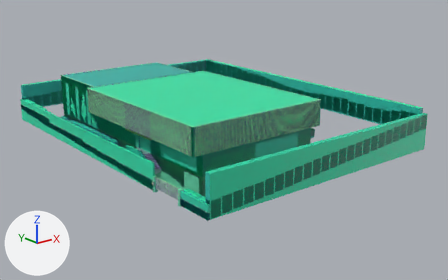
Two versions of the glTF model models/villa/villa.glb, one commit apart.
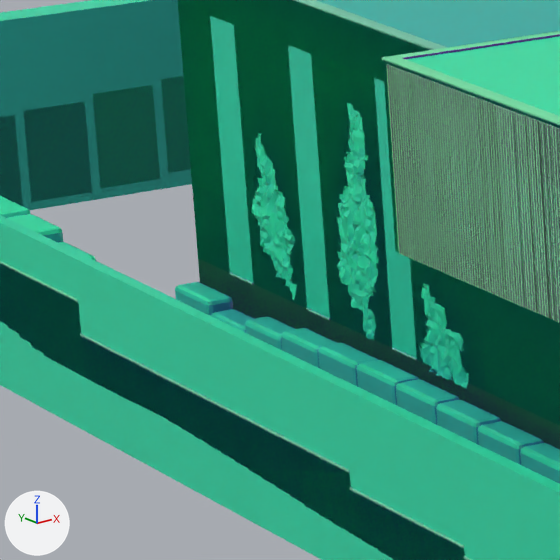
There are two pictures of each version: one whole from a 50 mm camera at (-35.8, -90.1, 50.0) aimed at (35.1, -1.5, 14.6), one close up on the part from 9% to 24% of the width and 29% to 54% of the height. The axes (+X, +Y, +Z) are drawn at lower left. The lights are the same throughout. The last two pictures show the newer version. Objects named as collision shapes, trigger or cutter boxes, shadow casters or lower levels of detail are left out. Vertices at exactly the same position are counted once.

In view in the first close-up: 'Villa', 'Villa_far', 'Villa_lod1'.
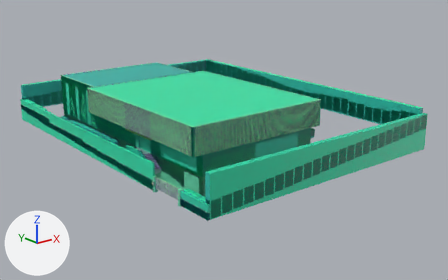
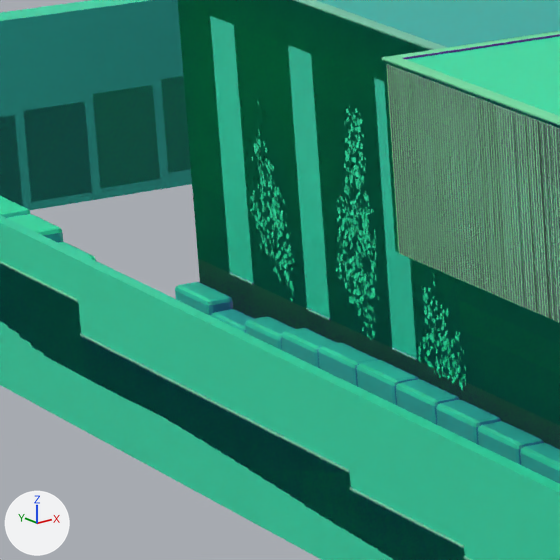
Where the change shows, as pixel boxes [x1, y1, x2, y2] in the close-ups (560 x 560 px):
'Villa_ivy', added: after [250, 99, 466, 390]
part 1 of me_villa, deleted: before [336, 103, 379, 340]
part 2 of me_villa, deleted: before [252, 133, 297, 300]
part 3 of me_villa, deleted: before [419, 284, 469, 389]
part 4 of me_villa, edited (looks the same): [7, 0, 560, 494] in both
part 5 of me_villa_lod1, deleted: before [337, 103, 379, 331]
part 6 of me_villa_lod1, deleted: before [253, 135, 297, 298]
part 7 of me_villa_lod1, deleted: before [419, 283, 469, 389]

The change, as a list of edits to the scene's bpy script:
```text
Add mat_leaves:
    mat_leaves = bpy.data.materials.new('leaves')
    # nodes: BsdfPrincipled, Mix, OutputMaterial, VertexColor
    # colours: white #e7e7e7, mixed with the vertex colours
Change me_villa:
    used by ob_villa; location = (0.0, 0.0, 0.0)
    remove me_villa.from_pydata(...)  # 32848 vertices, 58914 faces; spans x 9.2..58.0, y -30.0..34.0, z 14.8..26.3
    add me_villa.from_pydata(...)  # 31725 vertices, 56994 faces; spans x 9.2..58.0, y -30.0..34.0, z 14.8..26.3
    me_villa part 1: the loose piece of 534 vertices spanning x 13.9..14.0, y 12.9..15.0, z 18.4..24.0 is deleted
    me_villa part 2: the loose piece of 350 vertices spanning x 13.9..14.0, y 17.3..19.5, z 18.5..22.3 is deleted
    me_villa part 3: the loose piece of 239 vertices spanning x 13.9..14.0, y 8.8..11.1, z 18.3..20.4 is deleted
    me_villa part 4: 15250 kept faces spanning x 9.2..58.0, y -30.0..34.0, z 14.8..26.3 get new vertex colours
Change me_villa_lod1:
    used by ob_villa_lod1; location = (0.0, 0.0, 0.0)
    remove me_villa_lod1.from_pydata(...)  # 10684 vertices, 16002 faces; spans x 9.2..58.0, y -30.0..34.0, z 14.8..26.3
    add me_villa_lod1.from_pydata(...)  # 10595 vertices, 16002 faces; spans x 9.2..58.0, y -30.0..34.0, z 14.8..26.3
    me_villa_lod1 part 5: the loose piece of 222 vertices spanning x 13.9..14.0, y 12.9..15.0, z 18.4..24.0 is deleted
    me_villa_lod1 part 6: the loose piece of 154 vertices spanning x 13.9..14.0, y 17.3..19.5, z 18.5..22.3 is deleted
    me_villa_lod1 part 7: the loose piece of 101 vertices spanning x 13.9..14.0, y 8.8..11.1, z 18.3..20.4 is deleted
    other edits to the shape of me_villa_lod1 do not show in these pictures
Add me_villa_ivy:
    me_villa_ivy.from_pydata(...)  # 4044 vertices, 2022 faces; spans x 13.83..13.98, y 8.79..19.51, z 18.24..23.98
    me_villa_ivy.materials.append(mat_leaves)
Add ob_villa_ivy:
    ob_villa_ivy = bpy.data.objects.new('Villa_ivy', me_villa_ivy)
    ob_villa_ivy.location = (0.0, 0.0, 0.0)
```
